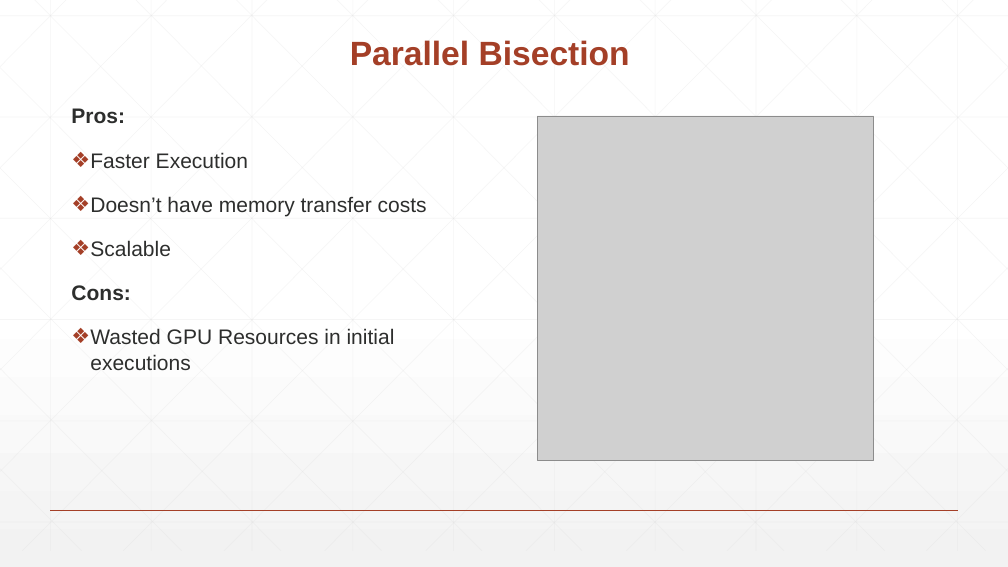
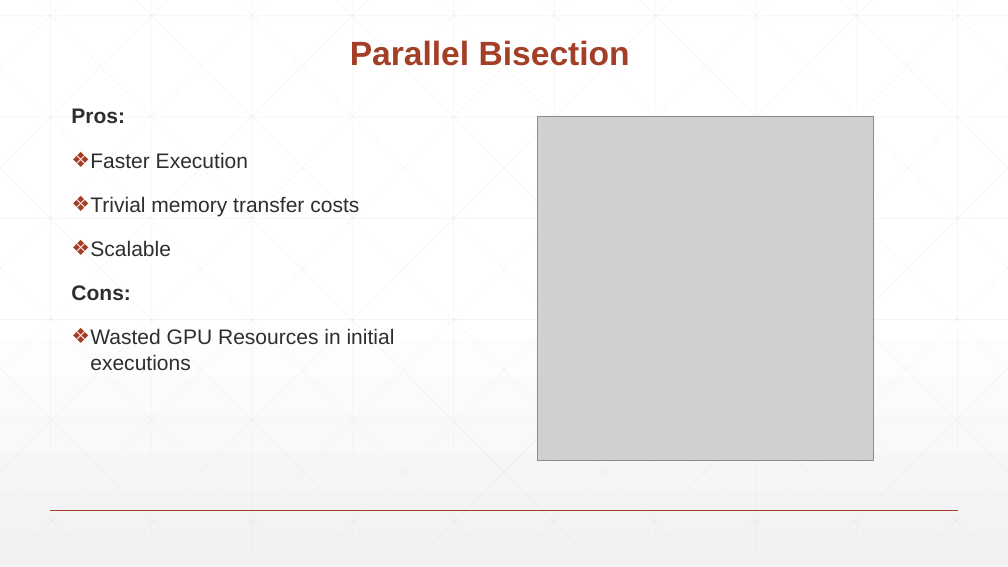
Before and after one commit to knasiotis/postgraduate_thesis, a slide deck: slide 33 of thesis/presentation.pptx (slide 34 before the commit). Drawn at 1008x567 pixels with LibreOffice and Linux fonts; fonts in the diff are those of the drawing; grey boxes stand for pictures. Boxes give left, top, right and bottom in pixels: in the first picture for what was removed or moved away, otherwise in the second. Text is boxed around its words. In the diff, an @@ line names an element or a change of style, - is before the commit and + after.

```diff
--- a/thesis/presentation.pptx
+++ b/thesis/presentation.pptx
@@ text at (90,196,359,216): text changed @@
-❖ Doesn’t have memory transfer costs
+❖ Trivial memory transfer costs
```
Also in this commit, not shown: 27 other slides changed, 17 slides added, 11 slides removed, 1 other file.
